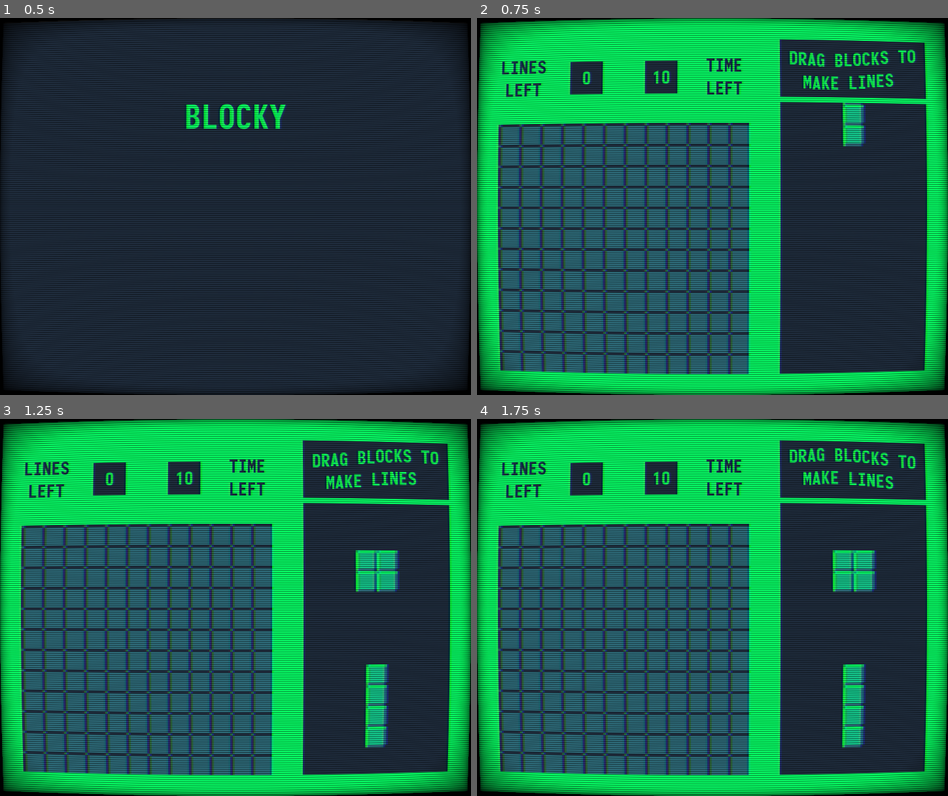
Above: before the commit, frames 1-4 (two rows, left to right).
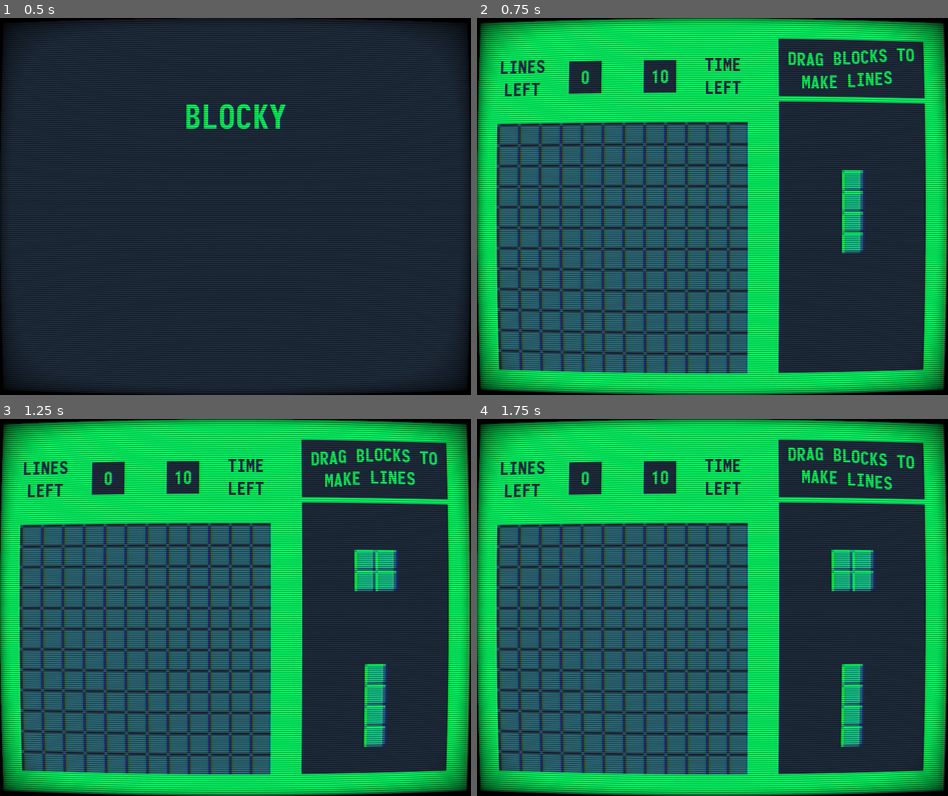
Above: after the commit, the same moments.

Repository: codemonsters/re-play
Game: Godot game, scene res://minigames/blocky/blocky.tscn
Two runs of this game, one before a commit and one after it. Both use one fixed random seed, a clock stepped at 60 frames per second and the inputs below.
Inputs (mouse positions are in pixels of both pictures, inside the frame that each line leads up to):
- Up to frame 1 (0.5 s): no input
- Up to frame 2 (0.75 s): tap Enter at 0.5 s; move the mouse to (816, 187) at 0.52 s; click (816, 187) at 0.67 s
- Up to frame 3 (1.25 s): no input
- Up to frame 4 (1.75 s): drag from (618, 626) to (509, 535) at 1.27 s

Frame 1 is identical in both runs. In frame 2, 16% of the frame differs, in the area x 1-100%, y 1-100%; in frame 3, 15%; in frame 4, 15%.

Commit message:
Intenta calcular el bloque más cercano al tetrominó. Aún falta un poco :)

Diff:
--- a/src/minigames/blocky/game.gd
+++ b/src/minigames/blocky/game.gd
@@ -71,7 +71,12 @@
 	return tetromino
 
 
-func get_closest_anchor_point(tetromino):
+func get_closest_block_container(tetromino):
 	var bounding_box_corner = tetromino.get_node("CollisionShape2D/BoundingBox").rect_position + tetromino.position
 
+	for row in range(ROWS):
+		for col in range(COLS):
+			if (matrix[row][col].get_corner_position() - bounding_box_corner) <= Vector2(16, 16):
+				print("Estoy cerca del bloque en: " + str(col) + ", " + str(col))
+
 	print(matrix[1][1].get_corner_position())
--- a/src/minigames/blocky/game.tscn
+++ b/src/minigames/blocky/game.tscn
@@ -7,8 +7,10 @@
 script = ExtResource( 4 )
 
 [node name="Background" type="ColorRect" parent="."]
-margin_right = 720.0
-margin_bottom = 576.0
+margin_left = -1.88776
+margin_top = -0.943874
+margin_right = 718.112
+margin_bottom = 575.056
 color = Color( 0.027451, 0.937255, 0.360784, 1 )
 __meta__ = {
 "_edit_use_anchors_": false
--- a/src/minigames/blocky/menu.gd
+++ b/src/minigames/blocky/menu.gd
@@ -8,5 +8,6 @@
 
 
 func _input(event):
-	if (event is InputEventMouseButton and event.pressed) or (event is InputEventScreenTouch and event.pressed):
+	if (event is InputEventMouseButton and event.pressed) or (event is InputEventScreenTouch and event.pressed) \
+			or (event is InputEventKey and event.pressed):
 		emit_signal("blocky_start_game")
--- a/src/minigames/blocky/tetrominos/tetromino.gd
+++ b/src/minigames/blocky/tetrominos/tetromino.gd
@@ -22,6 +22,8 @@
 		if not available and position == palette_position:
 			switch_parent("../../TetrominosAvailable")
 			available = true
+		else:
+			available = false
 
 func _on_BoundingBox_mouse_entered():
 	mouse_inside = true
@@ -42,8 +44,8 @@
 	# Botón izquierdo liberado (soltamos los tetrominos)
 	if event is InputEventMouseButton and event.button_index == BUTTON_LEFT and not event.pressed:
 		dragging = false
-		if mouse_inside:
-			var closest_anchor_point = game.get_closest_anchor_point(self)
+		if mouse_inside and not available:
+			var closest_anchor_point = game.get_closest_block_container(self)
 
 	# Movemos pieza mientras arrastramos
 	elif event is InputEventMouseMotion and dragging:
--- a/src/minigames/rythm/Main.gd
+++ b/src/minigames/rythm/Main.gd
@@ -135,6 +135,7 @@
 		if counter >= notes_queue.size():
 			print("MINIJUEGO FINALIZADO")
 			# DEBUG FIXME TODO: SOLO DE MOMENTO PARA EL DESARROLLO QUITAR LUEGO POR FAVOR NO OLVIDARSE
+			# Ole, muy buen recordatorio jaja ↑
 			get_tree().quit()
 			return
 
Not shown, changed: src/minigames/rythm/assets/intro.ogg.import
Not shown, changed: src/minigames/rythm/assets/kick.ogg.import
Not shown, changed: src/minigames/rythm/assets/kick.wav.import
Not shown, changed: src/minigames/rythm/assets/mp3 Notes/a-3.mp3.import
Not shown, changed: src/minigames/rythm/assets/mp3 Notes/a-4.mp3.import
Not shown, changed: src/minigames/rythm/assets/mp3 Notes/a-5.mp3.import
Not shown, changed: src/minigames/rythm/assets/mp3 Notes/a3.mp3.import
Not shown, changed: src/minigames/rythm/assets/mp3 Notes/a4.mp3.import
Not shown, changed: src/minigames/rythm/assets/mp3 Notes/a5.mp3.import
Not shown, changed: src/minigames/rythm/assets/mp3 Notes/b3.mp3.import
Not shown, changed: src/minigames/rythm/assets/mp3 Notes/b4.mp3.import
Not shown, changed: src/minigames/rythm/assets/mp3 Notes/b5.mp3.import
(and 39 more such lines)
